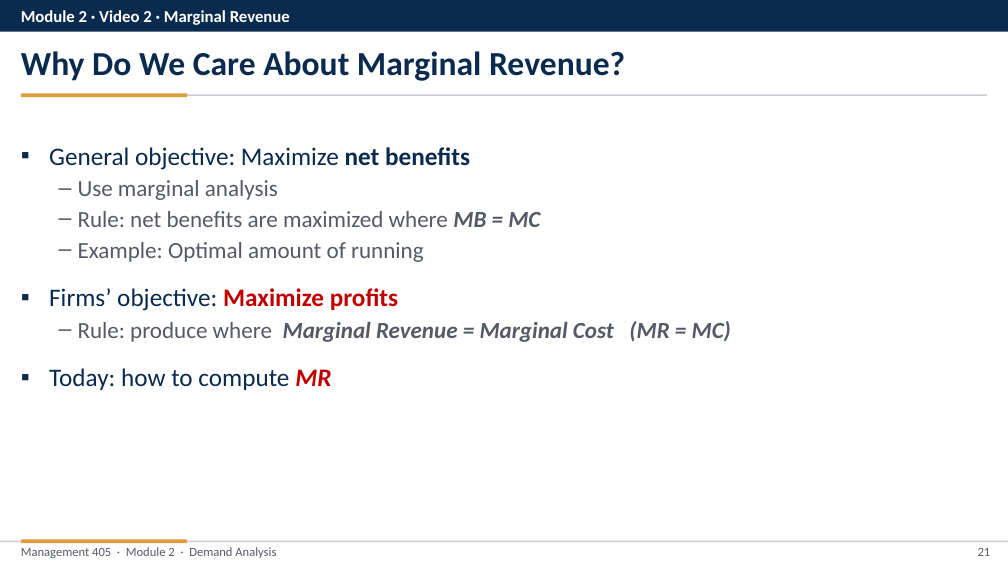
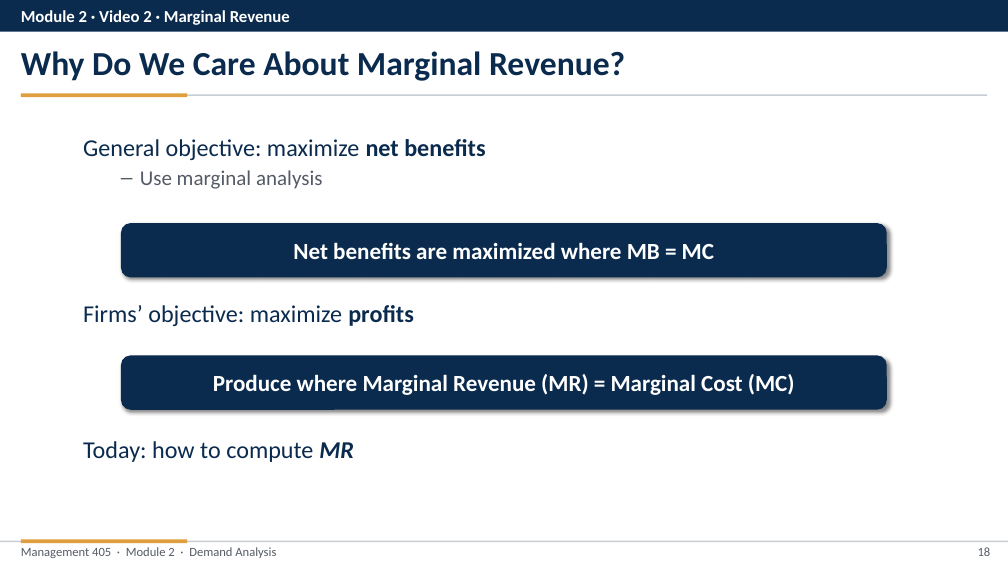
Before and after one commit to nvoigtla/Teaching, a slide deck: slide 18 of 405 Slide Revisions 2026/Module 2/Module 2 - Video Part Revised.pptx (slide 21 before the commit). Drawn at 1008x567 pixels with LibreOffice and Linux fonts; fonts in the diff are those of the drawing. Boxes give left, top, right and bottom in pixels: in the first picture for what was removed or moved away, otherwise in the second. Text is boxed around its words. In the diff, an @@ line names an element or a change of style, - is before the commit and + after.

```diff
--- a/405 Slide Revisions 2026/Module 2/Module 2 - Video Part Revised.pptx
+++ b/405 Slide Revisions 2026/Module 2/Module 2 - Video Part Revised.pptx
@@ text removed at (x1=49, y1=147, x2=731, y2=390) @@
-▪ General objective: Maximize net benefits
-  – Use marginal analysis
-  – Rule: net benefits are maximized where MB = MC
-  – Example: Optimal amount of running
-▪ Firms’ objective: Maximize profits
-  – Rule: produce where Marginal Revenue = Marginal Cost (MR = MC)
-▪ Today: how to compute MR
@@ text added at (x1=83, y1=139, x2=485, y2=189), 23 pt, text #0B2B4E @@
+General objective: maximize net benefits
+  – Use marginal analysis
@@ rounded rectangle added at (x1=121, y1=223, x2=887, y2=278), fill #0B2B4E, 22 pt, text #FFFFFF, bold @@
+Net benefits are maximized where MB = MC
@@ text added at (x1=83, y1=305, x2=414, y2=326), 23 pt, text #0B2B4E @@
+Firms’ objective: maximize profits
@@ rounded rectangle added at (x1=121, y1=355, x2=887, y2=410), fill #0B2B4E, 22 pt, text #FFFFFF, bold @@
+Produce where Marginal Revenue (MR) = Marginal Cost (MC)
@@ text added at (x1=83, y1=441, x2=354, y2=462), 23 pt, text #0B2B4E @@
+Today: how to compute MR
@@ page number at (x1=978, y1=547, x2=991, y2=556): text changed @@
-21
+18
```
Also in this commit, not shown: 43 other slides changed, 5 slides added, 5 slides removed, 20 other files.
